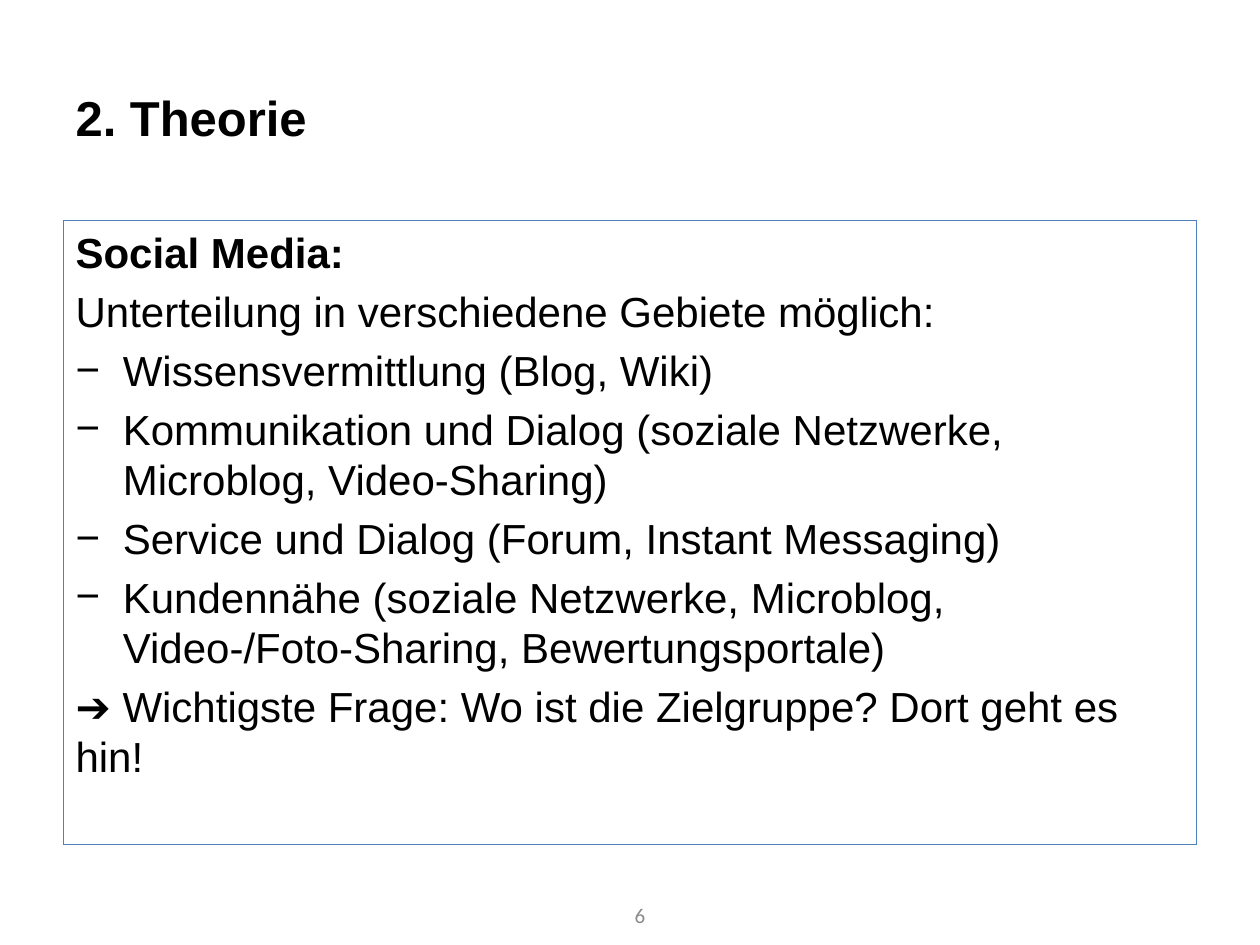
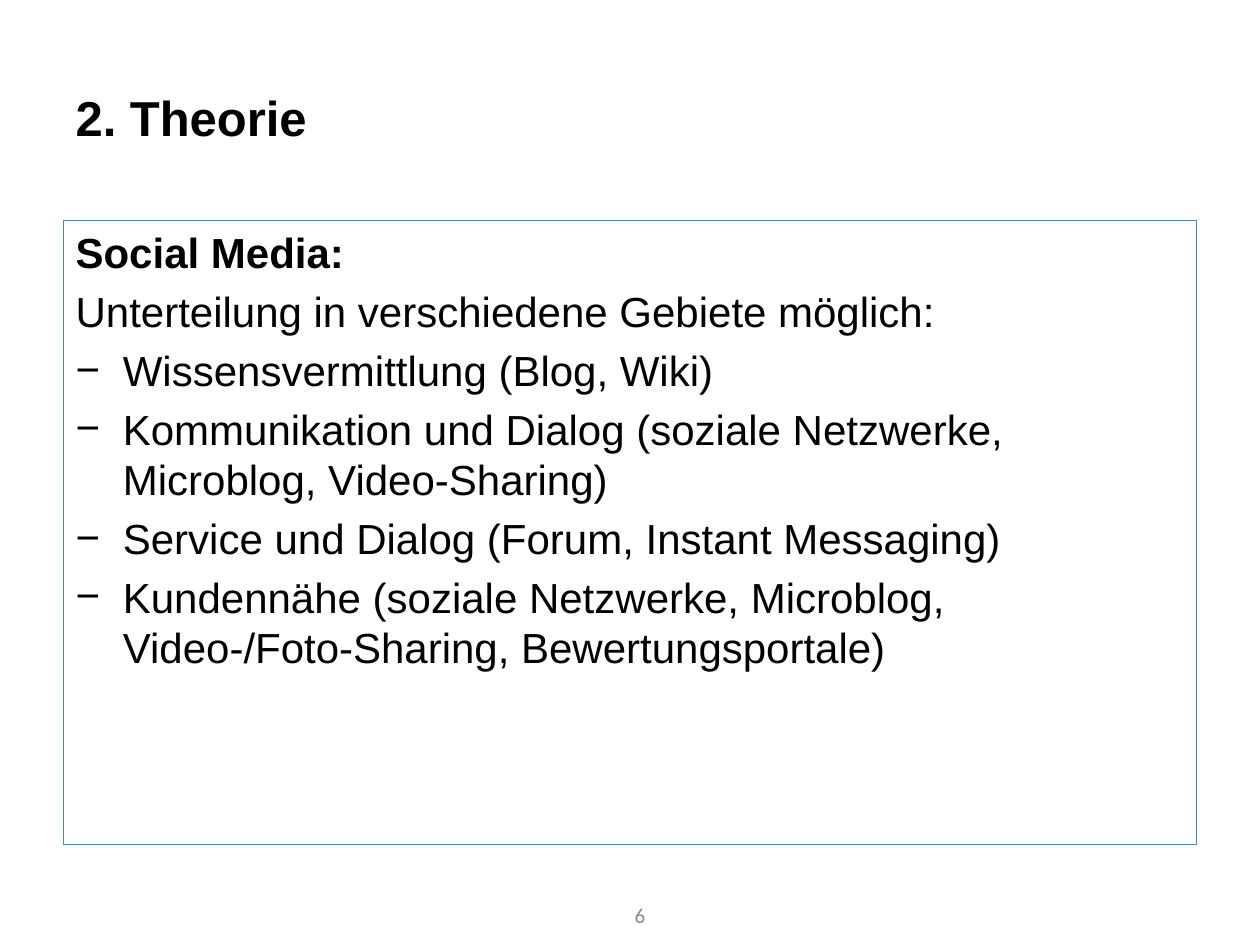
Before and after one commit to Roba1993/Happy-Hour, a slide deck: slide 6 of documents/marketing/Social Media Marketingkonzept/Marketingstrategie - Social Media (5.7).pptx. Drawn at 1260x945 pixels with LibreOffice and Linux fonts; fonts in the diff are those of the drawing. Boxes give left, top, right and bottom in pixels: in the first picture for what was removed or moved away, otherwise in the second. Text is boxed around its words. In the diff, an @@ line names an element or a change of style, - is before the commit and + after.

```diff
--- a/documents/marketing/Social Media Marketingkonzept/Marketingstrategie - Social Media (5.7).pptx
+++ b/documents/marketing/Social Media Marketingkonzept/Marketingstrategie - Social Media (5.7).pptx
@@ text at (x1=76, y1=691, x2=1118, y2=772): paragraph removed @@
-➔ Wichtigste Frage: Wo ist die Zielgruppe? Dort geht es hin!
```
Also in this commit, not shown: 6 other slides changed, 3 slides added.
